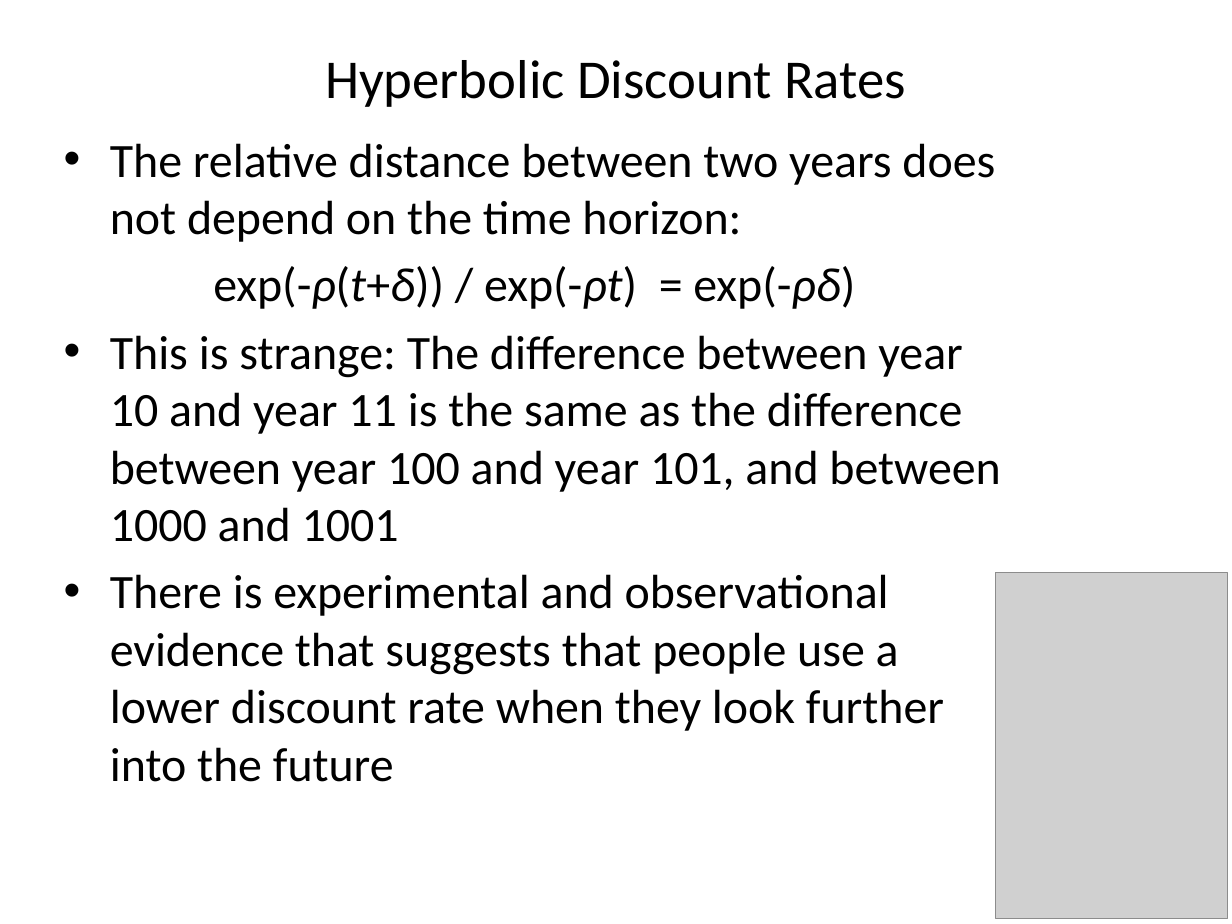
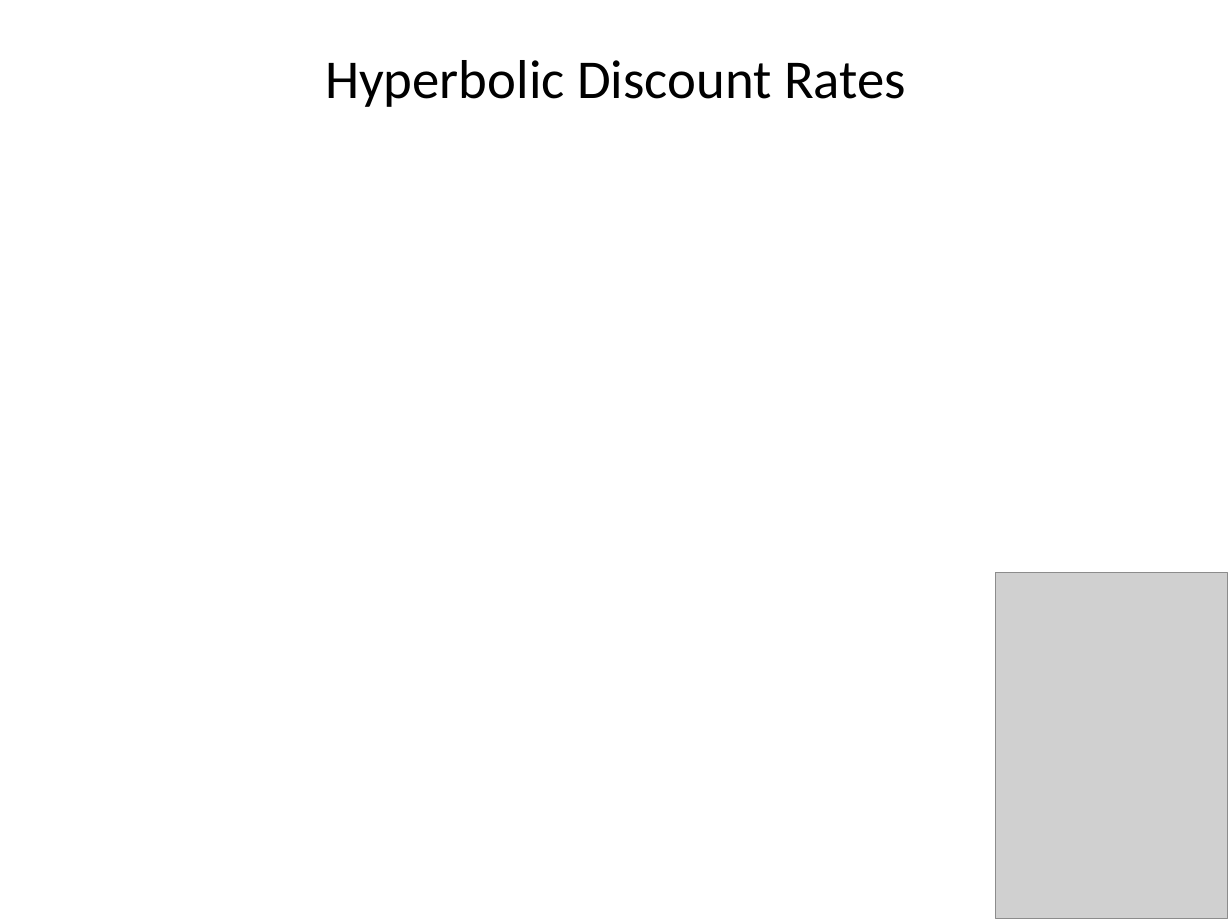
Before and after one commit to rtol/ClimateEconomics, a slide deck: slide 16 of cceug9 aggregation.pptx. Drawn at 1232x924 pixels with LibreOffice and Linux fonts; fonts in the diff are those of the drawing; grey boxes stand for pictures. Boxes give left, top, right and bottom in pixels: in the first picture for what was removed or moved away, otherwise in the second. Text is boxed around its words. In the diff, an @@ line names an element or a change of style, - is before the commit and + after.

```diff
--- a/cceug9 aggregation.pptx
+++ b/cceug9 aggregation.pptx
@@ text removed at (110, 143, 1000, 782) @@
-• The relative distance between two years does not depend on the time horizon:
-exp(-ρ(t+δ)) / exp(-ρt) = exp(-ρδ)
-• This is strange: The difference between year 10 and year 11 is the same as the difference between year 100 and year 101, and between 1000 and 1001
-• There is experimental and observational evidence that suggests that people use a lower discount rate when they look further into the future
```
Also in this commit, not shown: 9 other slides changed, 11 slides added, 7 other files.
